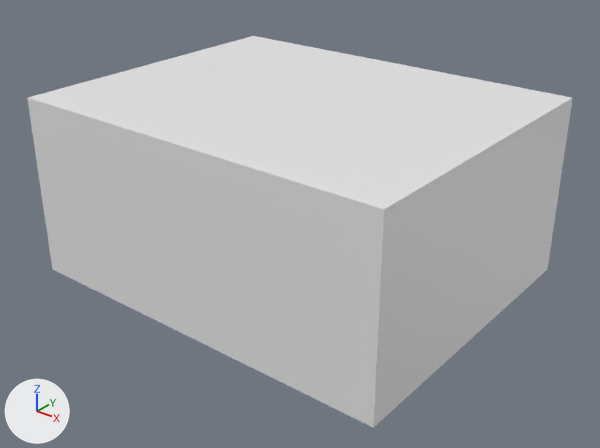
The glTF model Model3d/glb/C04-01061A.glb: old version first, new version second.
One viewpoint serves both versions: a 50 mm lens placed at (0.0042, -0.00269, 0.00261), pointed at (0.00134, 0.00089, 0.00039). The lights are fixed; the arrows at lower left show +X, +Y and +Z. The picture after the commit comes second. Where no turn or scale is listed for an object, it has been applied to the vertices. Vertices at exactly the same position are counted once.

Objects in the first picture: 'OpenSCAD Model'.
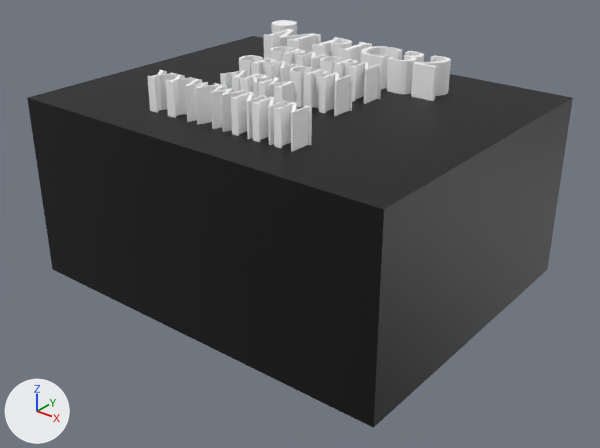
Diff of the bpy script that builds the scene:
```diff
--- a/Model3d/glb/C04-01061A.glb.py
+++ b/Model3d/glb/C04-01061A.glb.py
@@ mat_color_1 @@
+mat_color_1 = principled_material('Color 1')
+mat_color_1.base_color = (0.0, 0.0, 0.0)  # black #000000
@@ mat_color_2 @@
+mat_color_2 = principled_material('Color 2')
+mat_color_2.base_color = (1.0, 1.0, 1.0)  # white #ffffff
@@ me_openscad_model @@
 # used by ob_openscad_model
-me_openscad_model.from_pydata(...)  # 8 vertices, 12 faces; spans x 0.0..0.0025, y 0.0..0.002, z 0.0..0.00115
+me_openscad_model.from_pydata(...)  # 1522 vertices, 3040 faces; spans x 0.0..0.0025, y 0.0..0.002, z 0.0..0.00135
+# me_openscad_model part 1: 1514 vertices added at x 0.0004..0.00189, y 0.00028..0.00187, z 0.00115..0.00135
+# me_openscad_model part 2: 10 faces spanning x 0.0..0.0025, y 0.0..0.002, z 0.0..0.00115 switch from no material to mat_color_1 (black #000000)
+me_openscad_model.materials.append(mat_color_2)  # white #ffffff
```

Changed parts and their boxes (x1, y1, x2, y2) in the pictures (600 x 448 px):
'OpenSCAD Model', reshaped
    before: (27, 36, 573, 428)
    after: (27, 20, 573, 428)
part 1 of me_openscad_model, added
    after: (28, 20, 572, 209)
part 2 of me_openscad_model, recoloured (white to black)
    both: (27, 98, 573, 428)
